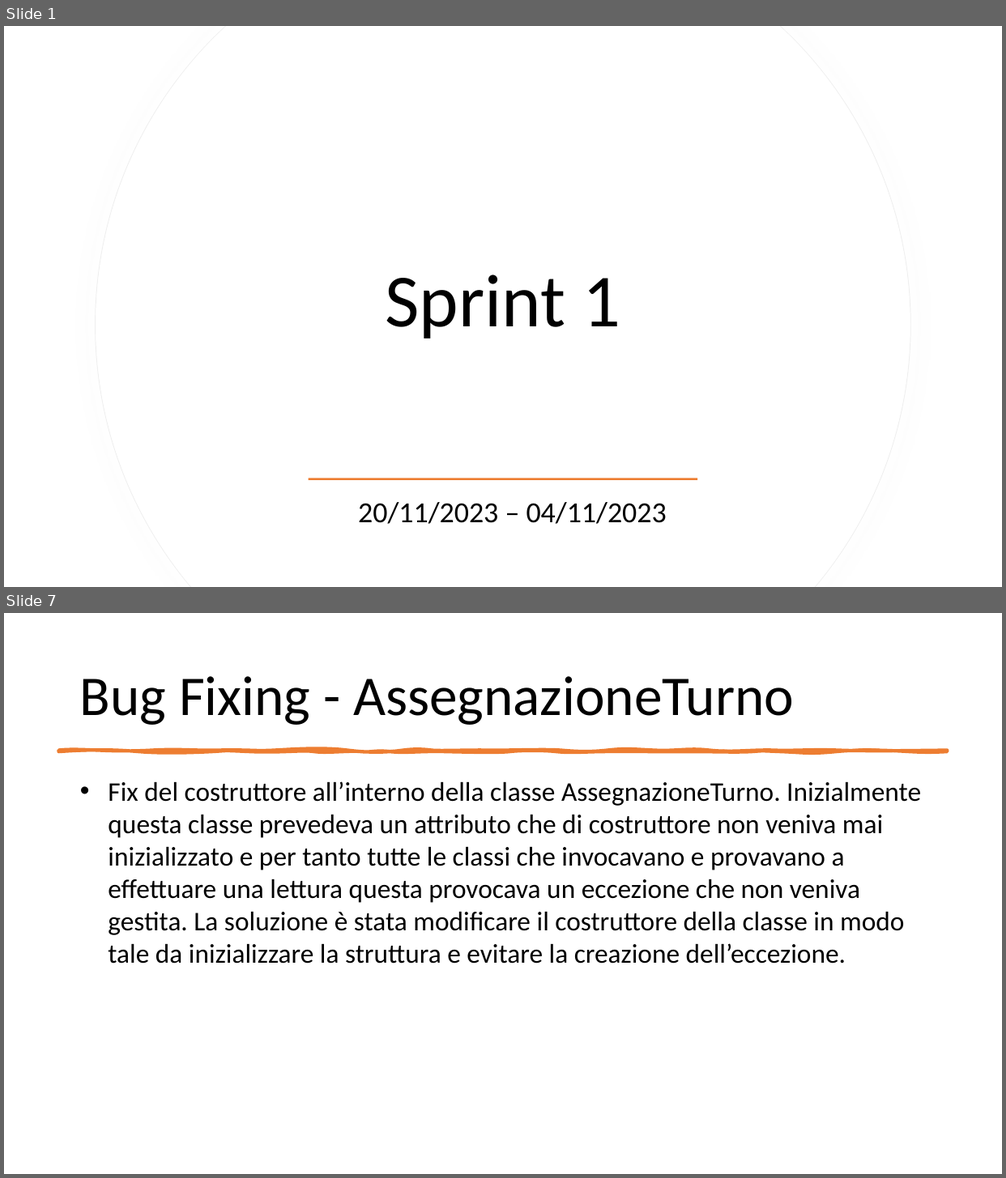
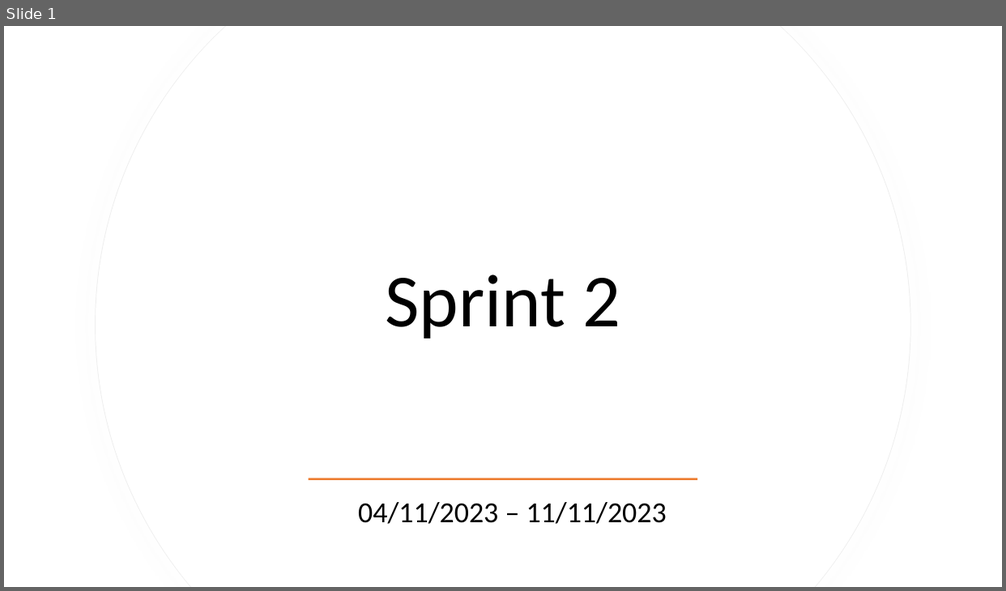
Before and after one commit to CSW-Teams/MS3-docs, a slide deck: Scrumtastic/Sprint2/Sprint2.pptx. Shown one above the other, each under a label of ours: slides 1 and 7 before the commit, slide 1 after it; the slides between them are not shown. The pictures are 1006x1178 and 1006x591 pixels, drawn with LibreOffice and Linux fonts; fonts in the diff are those of the drawing. Boxes give left, top, right and bottom in pixels: in the first picture for what was removed or moved away, otherwise in the second. Text is boxed around its words. In the diff, an @@ line names an element or a change of style, - is before the commit and + after.

Commit message:
sprint 2 powerPoint

```diff
--- a/Scrumtastic/Sprint2/Sprint2.pptx
+++ b/Scrumtastic/Sprint2/Sprint2.pptx
@@ slide 7 removed at (x1=4, y1=613, x2=1002, y2=1174), background #FFFFFF @@
@@ title removed at (x1=80, y1=676, x2=794, y2=725) @@
-Bug Fixing - AssegnazioneTurno
@@ freeform shape removed at (x1=58, y1=750, x2=948, y2=752) @@
@@ text removed at (x1=108, y1=781, x2=921, y2=964) @@
-• Fix del costruttore all’interno della classe AssegnazioneTurno. Inizialmente questa classe prevedeva un attributo che di costruttore non veniva mai inizializzato e per tanto tutte le classi che invocavano e provavano a effettuare una lettura questa provocava un eccezione che non veniva gestita. La soluzione è stata modificare il costruttore della classe in modo tale da inizializzare la struttura e evitare la creazione dell’eccezione.
@@ slide 1 changed as well @@
@@ title at (x1=386, y1=275, x2=620, y2=339): text changed @@
-Sprint 1
+Sprint 2
@@ subtitle at (x1=358, y1=502, x2=667, y2=524): text changed @@
-20/11/2023 – 04/11/2023
+04/11/2023 – 11/11/2023
```
Also in this commit, not shown: 2 other slides changed, 23 slides added, 14 other slides removed.
